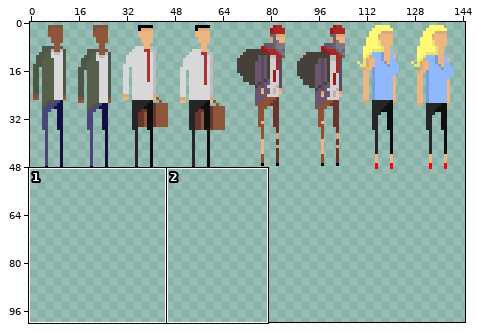
Sprite sheet -- What_If/Game/textures/characters_spritesheets.png. Above, an overview of the earlier version with the close-up marked.
Close-up. Old version:
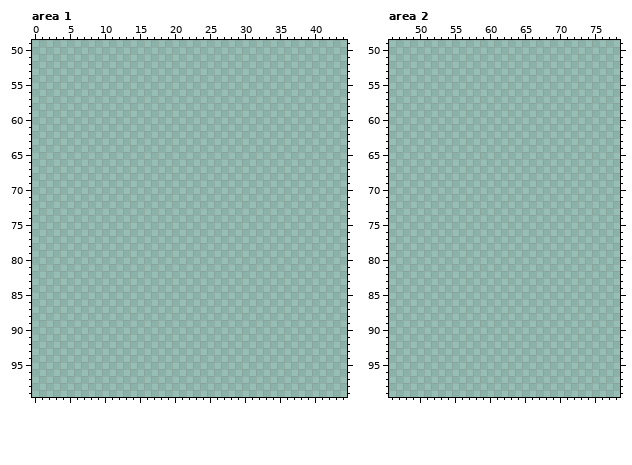
The file is 151x100 pixels. Colours within 5 levels of each other are drawn and written as one. Shown: area 1: x 0..44, y 49..99; area 2: x 46..78, y 49..99. The wide view leaves out empty margins.
After the commit:
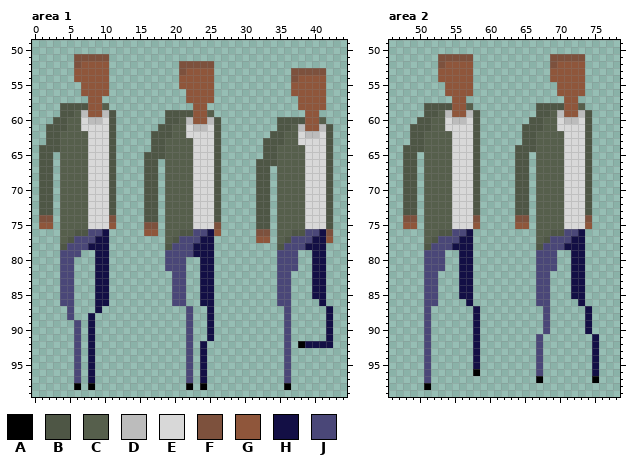
Palette (. is transparent): A #000000  B #4e5645  C #565f4c  D #bcbcbc  E #d8d8d8  F #7d513d  G #8f563b  H #130f45  J #4a4778
From the commit log: black guy walk sprites
What changed:
Changed rows in their new state; - is an unchanged pixel.
Area 1:
first column x 1:
 51 -----FFFFF--------------------------------
 52 -----FGGGG----------FFFFF-----------------
 53 -----GGGGG----------FGGGG-----------FFFFF-
 54 -----GGGGG----------GGGGG-----------FGGGG-
 55 ------GGGG----------GGGGG-----------GGGGG-
 56 ------GGGG-----------GGGG-----------GGGGG-
 57 -------GG------------GGGG------------GGGG-
 58 ---BBBBGGC------------GG-------------GGGG-
 59 ---BBCDGGDB-------BBBBGGC-------------GG--
 60 --BBCCEDDEB-------BBCDGGDB--------BBBBGGC-
 61 -BBBCCEEEEB------BBCCEDDEB--------BBCDGGDB
 62 -BBCCCCEEEB-----BBBCCEEEEB-------BBCCEDDEB
 63 -BBCCCCEEEB-----BBCCCCEEEB------BBBCCEEEEB
 64 BBBCCCCEEEB-----BBCCCCEEEB------BBCCCCEEEB
 65 BB-CCCCEEEB----BBBCCCCEEEB------BBCCCCEEEB
 66 BB-CCCCEEEB----BB-CCCCEEEB-----BBBCCCCEEEB
 67 BB-CCCCEEEB----BB-CCCCEEEB-----BB-CCCCEEEB
 68 BB-CCCCEEEB----BB-CCCCEEEB-----BB-CCCCEEEB
 69 BB-CCCCEEEB----BB-CCCCEEEB-----BB-CCCCEEEB
 70 BB-CCCCEEEB----BB-CCCCEEEB-----BB-CCCCEEEB
 71 BB-CCCCEEEB----BB-CCCCEEEB-----BB-CCCCEEEB
 72 BB-CCCCEEEB----BB-CCCCEEEB-----BB-CCCCEEEB
 73 BB-CCCCEEEB----BB-CCCCEEEB-----BB-CCCCEEEB
 74 FF-CCCCEEEF----BB-CCCCEEEB-----BB-CCCCEEEB
 75 GG-CCCCEEEG----FF-CCCCEEEF-----BB-CCCCEEEB
 76 ---CCBBJJH-----GG-CCBBJJHG-----FF-CCBBJJHF
 77 ---CBJJJHH--------CBJJJHH------GG-CBJJJHHG
 78 ---BJJJHHH--------BJJJHHH---------BJJJHHH-
 79 ---JJJ--HH--------JJJJHHH---------JJJ--HH-
 80 ---JJ---HH--------JJJ--HH---------JJJ--HH-
 81 ---JJ---HH--------JJJ--HH---------JJJ--HH-
 82 ---JJ---HH---------JJ--HH---------JJ---HH-
 83 ---JJ---HH---------JJ--HH---------JJ---HH-
 84 ---JJ---HH---------JJ--HH---------JJ---HH-
 85 ---JJ---HH---------JJ--HH---------JJ---HH-
 86 ---JJ---HH---------JJ--HH---------JJ----H-
 87 ----J---H------------J--H----------J-----H
 88 ----J--H-------------J--H----------J-----H
 89 -----J-H-------------J--H----------J-----H
 90 -----J-H-------------J--H----------J-----H
 91 -----J-H-------------J--H----------J-----H
 92 -----J-H-------------J-H-----------J-AHHHH
 93 -----J-H-------------J-H-----------J------
 94 -----J-H-------------J-H-----------J------
 95 -----J-H-------------J-H-----------J------
 96 -----J-H-------------J-H-----------J------
 97 -----J-H-------------J-H-----------J------
 98 -----A-A-------------A-A-----------A------
Area 2:
first column x 48:
 51 -----FFFFF-----------FFFFF--
 52 -----FGGGG-----------FGGGG--
 53 -----GGGGG-----------GGGGG--
 54 -----GGGGG-----------GGGGG--
 55 ------GGGG------------GGGG--
 56 ------GGGG------------GGGG--
 57 -------GG--------------GG---
 58 ---BBBBGGC---------BBBBGGC--
 59 ---BBCDGGDB--------BBCDGGDB-
 60 --BBCCEDDEB-------BBCCEDDEB-
 61 -BBBCCEEEEB------BBBCCEEEEB-
 62 -BBCCCCEEEB------BBCCCCEEEB-
 63 -BBCCCCEEEB------BBCCCCEEEB-
 64 BBBCCCCEEEB-----BBBCCCCEEEB-
 65 BB-CCCCEEEB-----BB-CCCCEEEB-
 66 BB-CCCCEEEB-----BB-CCCCEEEB-
 67 BB-CCCCEEEB-----BB-CCCCEEEB-
 68 BB-CCCCEEEB-----BB-CCCCEEEB-
 69 BB-CCCCEEEB-----BB-CCCCEEEB-
 70 BB-CCCCEEEB-----BB-CCCCEEEB-
 71 BB-CCCCEEEB-----BB-CCCCEEEB-
 72 BB-CCCCEEEB-----BB-CCCCEEEB-
 73 BB-CCCCEEEB-----BB-CCCCEEEB-
 74 FF-CCCCEEEF-----FF-CCCCEEEF-
 75 GG-CCCCEEEG-----GG-CCCCEEEG-
 76 ---CCBBJJH---------CCBBJJH--
 77 ---CBJJJHH---------CBJJJHH--
 78 ---BJJJHHH---------BJJJHHH--
 79 ---JJJ--HH---------JJJ--HH--
 80 ---JJJ--HH---------JJJ--HH--
 81 ---JJJ--HH---------JJJ--HH--
 82 ---JJ---HH---------JJ---HH--
 83 ---JJ---HH---------JJ---HH--
 84 ---JJ---HH---------JJ---HH--
 85 ---JJ---HH---------JJ---HH--
 86 ---JJ----H---------JJ----H--
 87 ---J------H---------J-----H-
 88 ---J------H---------J-----H-
 89 ---J------H---------J-----H-
 90 ---J------H---------J-----H-
 91 ---J------H--------J-------H
 92 ---J------H--------J-------H
 93 ---J------H--------J-------H
 94 ---J------H--------J-------H
 95 ---J------H--------J-------H
 96 ---J------A--------J-------H
 97 ---J---------------A-------A
 98 ---A------------------------
